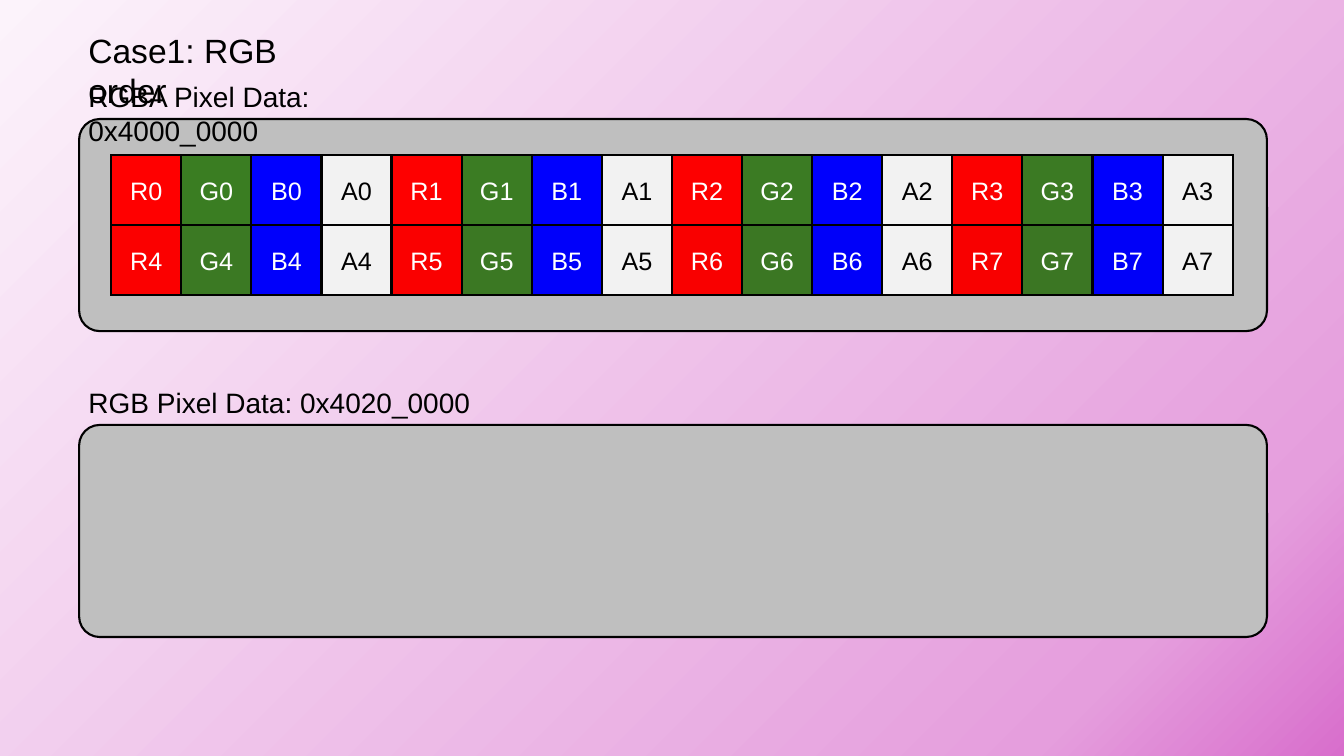
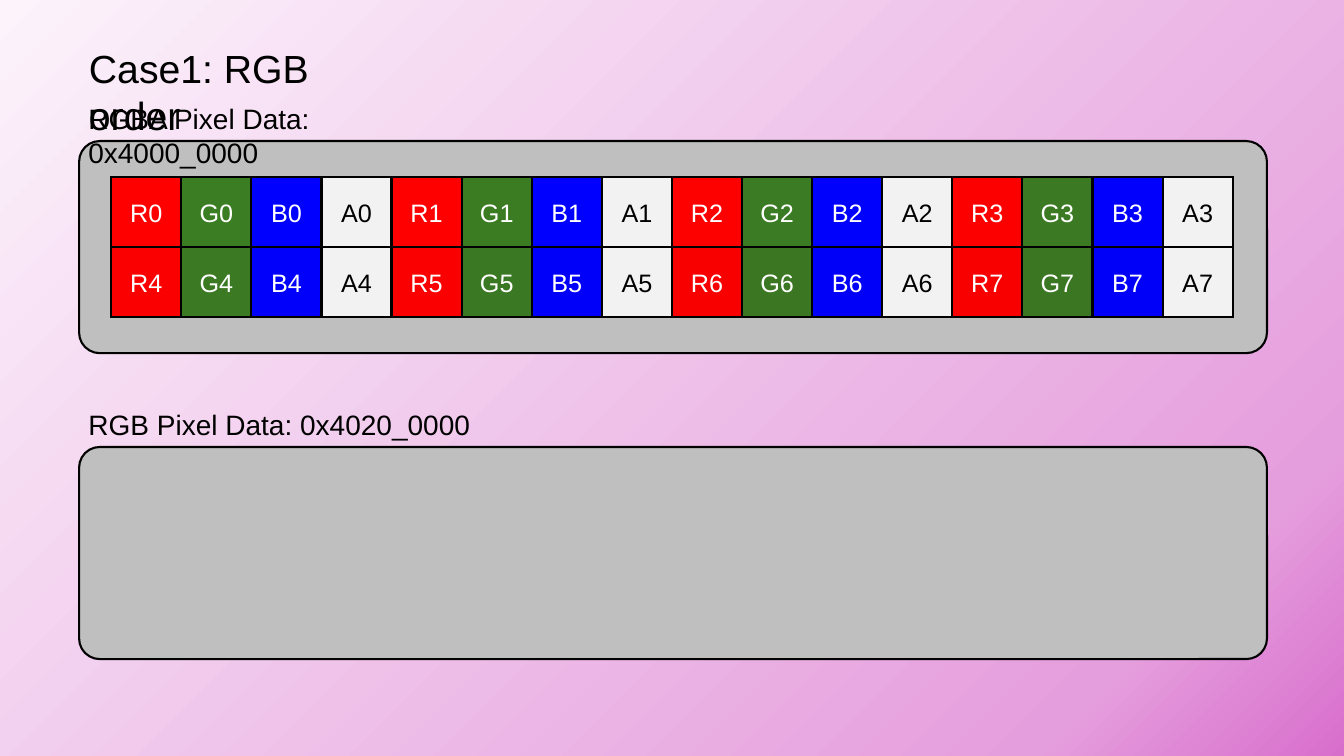
Before and after one commit to JinYeong-Jang/MP_Project, a slide deck: slide 3 of !report/report.pptx. Drawn at 1344x756 pixels with LibreOffice and Linux fonts; fonts in the diff are those of the drawing. Boxes give left, top, right and bottom in pixels: in the first picture for what was removed or moved away, otherwise in the second. Text is boxed around its words. In the diff, an @@ line names an element or a change of style, - is before the commit and + after.

```diff
--- a/!report/report.pptx
+++ b/!report/report.pptx
@@ text "Case1: RGB order": place and size @@
-text "Case1: RGB order" at (88, 39, 277, 108)
+text "Case1: RGB order" at (89, 55, 309, 131)
@@ text "Case1: RGB order" at (89, 55, 309, 131): size 24 to 28 pt @@
@@ 32 rectangles, 2 texts, 2 rounded rectangles: place and size @@
-32 rectangles, 2 texts, 2 rounded rectangles at (79, 86, 1266, 637)
+32 rectangles, 2 texts, 2 rounded rectangles at (79, 108, 1266, 658)
```
Also in this commit, not shown: 6 other slides changed, 1 slide added, 2 slides removed, 2 other files.
